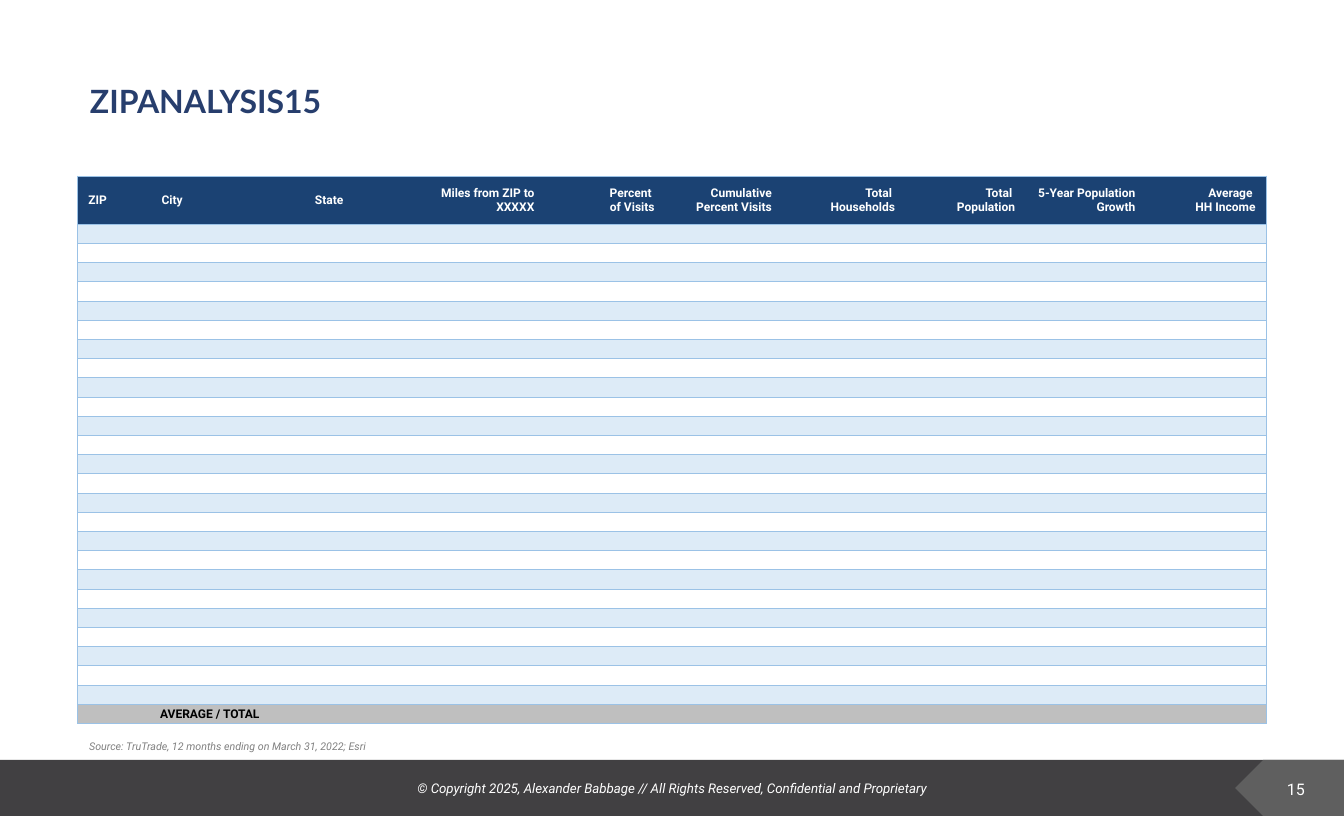
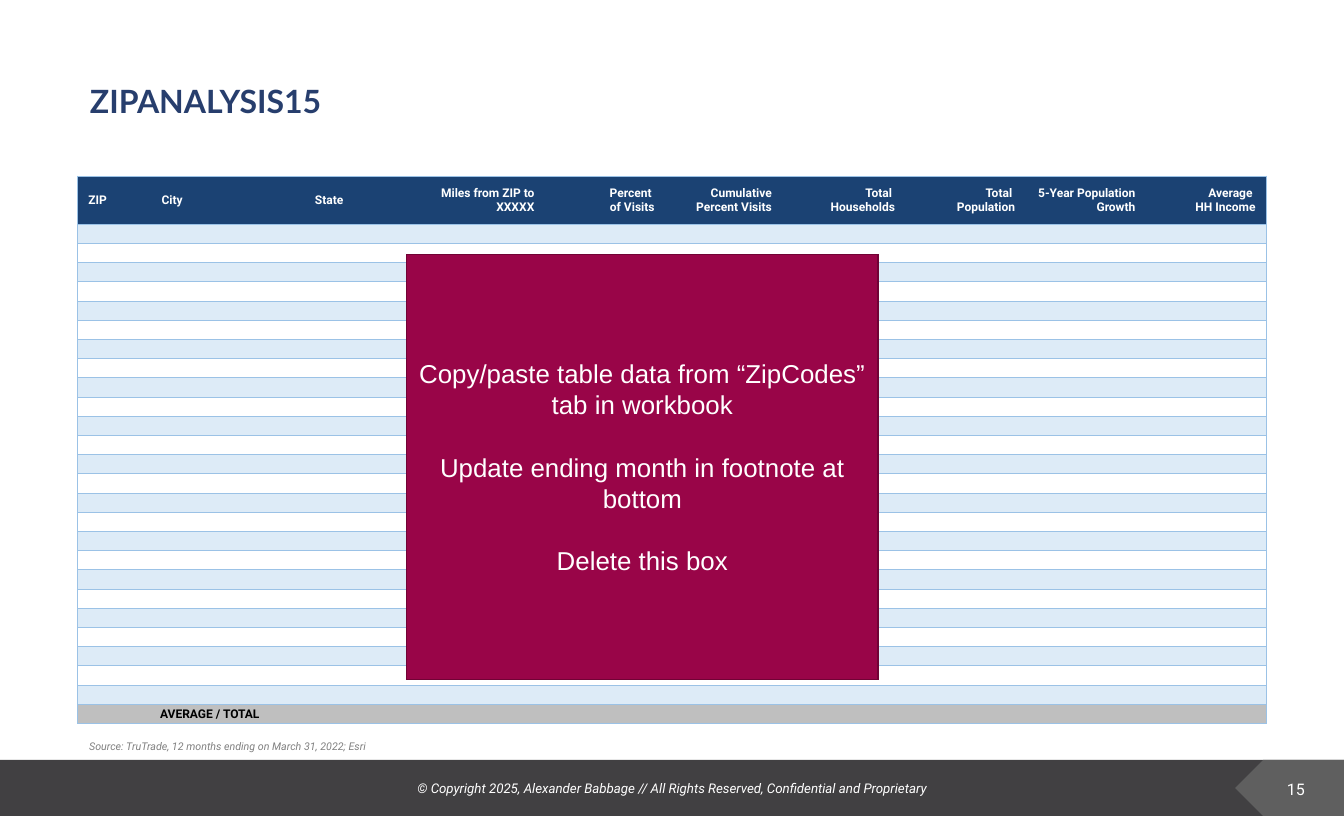
Before and after one commit to deeemdeeem/tt-report-automation, a slide deck: slide 15 of TT_report.pptx. Drawn at 1344x816 pixels with LibreOffice and Linux fonts; fonts in the diff are those of the drawing; background and template pictures are left out. Boxes give left, top, right and bottom in pixels: in the first picture for what was removed or moved away, otherwise in the second. Text is boxed around its words. In the diff, an @@ line names an element or a change of style, - is before the commit and + after.

```diff
--- a/TT_report.pptx
+++ b/TT_report.pptx
@@ rectangle added at (407,254,878,680), fill #990548, outline #710435 1 pt, 19.4 pt, text #FFFFFF @@
+Copy/paste table data from “ZipCodes” tab in workbook
+Update ending month in footnote at bottom
+Delete this box
```
Also in this commit, not shown: 6 other slides changed, 5 other files.
